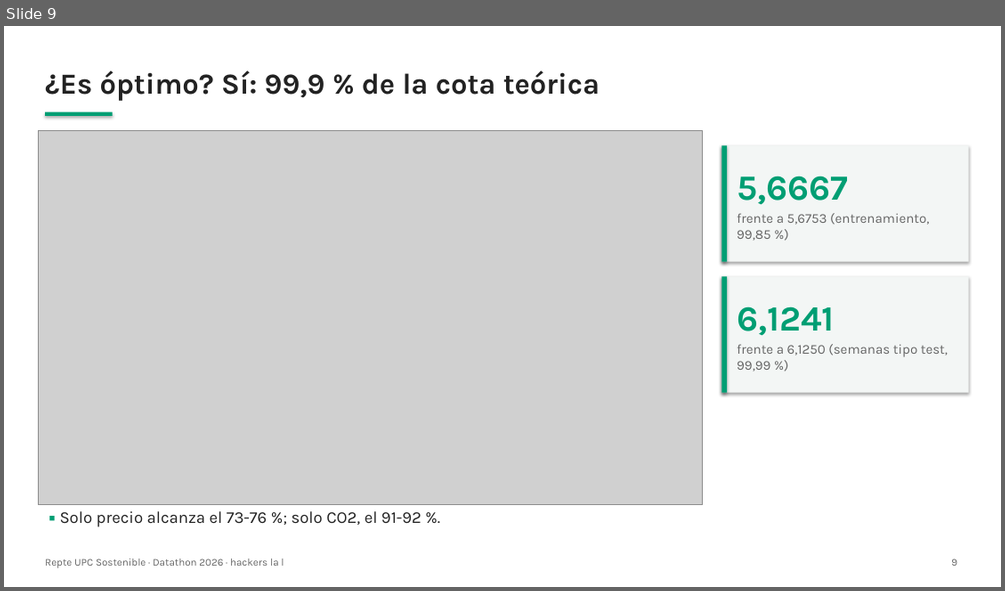
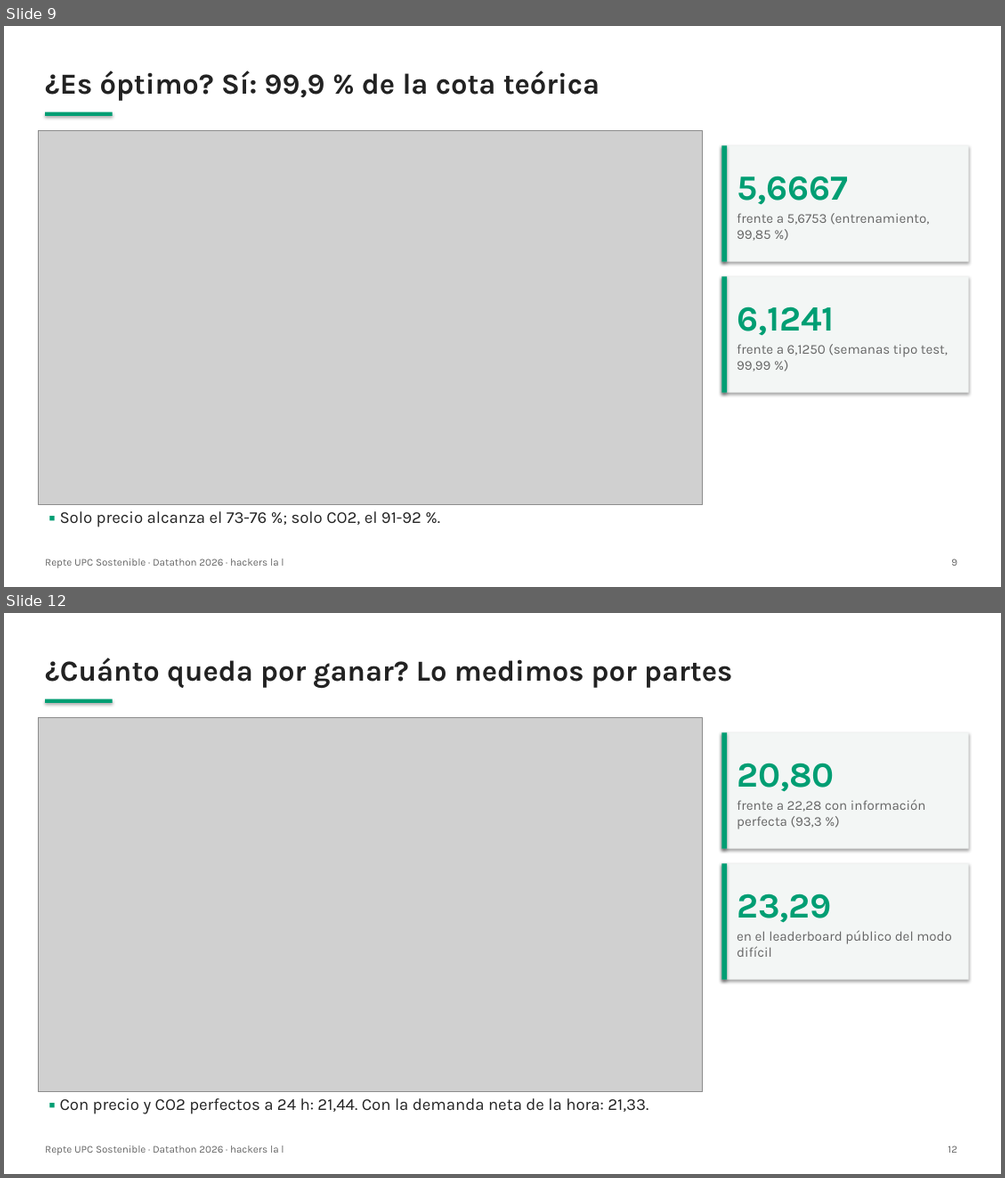
Before and after one commit to barnaredss/datathon2026, a slide deck: slides/presentacion.pptx. Shown one above the other, each under a label of ours: slide 9 before the commit, slides 9 and 12 after it; the slides between them are not shown. The pictures are 1005x591 and 1005x1178 pixels, drawn with LibreOffice and Linux fonts; fonts in the diff are those of the drawing; grey boxes stand for pictures. Boxes give left, top, right and bottom in pixels: in the first picture for what was removed or moved away, otherwise in the second. Text is boxed around its words. In the diff, an @@ line names an element or a change of style, - is before the commit and + after.

```diff
--- a/slides/presentacion.pptx
+++ b/slides/presentacion.pptx
@@ slide 12 added at (4, 613, 1001, 1174), background #FFFFFF @@
@@ text added at (45, 657, 732, 688), 28 pt, text #222222, bold @@
+¿Cuánto queda por ganar? Lo medimos por partes
@@ picture added at (39, 718, 704, 1092) @@
@@ rectangle added at (45, 699, 113, 703), fill #009E73 @@
@@ rectangle added at (722, 732, 969, 849), fill #F3F6F5 @@
@@ rectangle added at (722, 732, 727, 849), fill #009E73 @@
@@ text added at (736, 763, 926, 829), 13 pt, text #666666 @@
+20,80
+frente a 22,28 con información perfecta (93,3 %)
@@ rectangle added at (722, 863, 969, 980), fill #F3F6F5 @@
@@ rectangle added at (722, 863, 727, 980), fill #009E73 @@
@@ text added at (736, 893, 952, 957), 13 pt, text #666666 @@
+23,29
+en el leaderboard público del modo difícil
@@ text added at (60, 1098, 648, 1114), 16 pt, text #222222 @@
+▪ Con precio y CO2 perfectos a 24 h: 21,44. Con la demanda neta de la hora: 21,33.
@@ text added at (45, 1145, 283, 1155), 10 pt, text #666666 @@
+Repte UPC Sostenible · Datathon 2026 · hackers la l
@@ text added at (947, 1145, 957, 1152), 10 pt, text #666666 @@
+12
```
Also in this commit, not shown: 12 slides changed, 2 other slides added, 9 other files.
